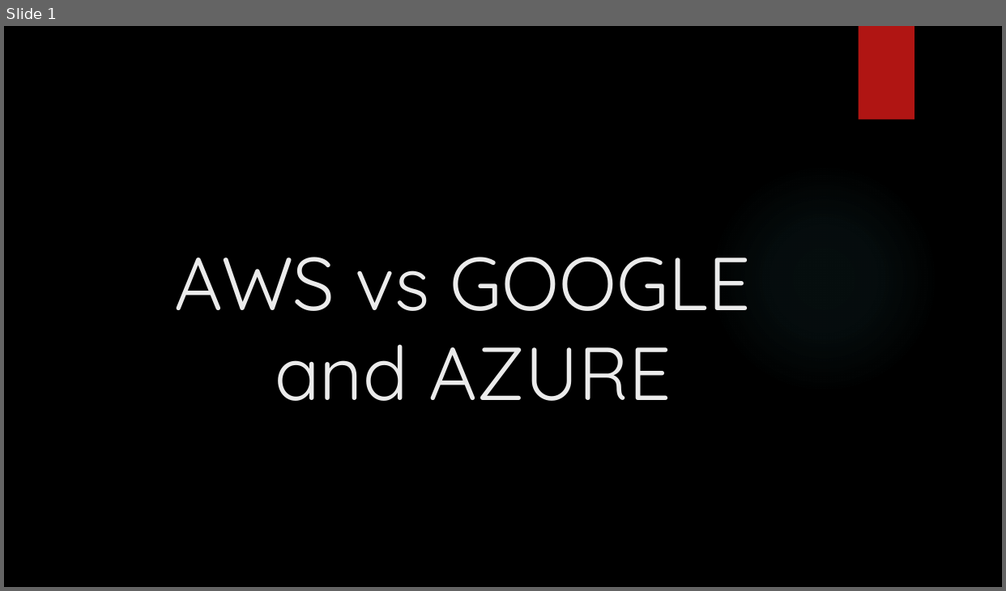
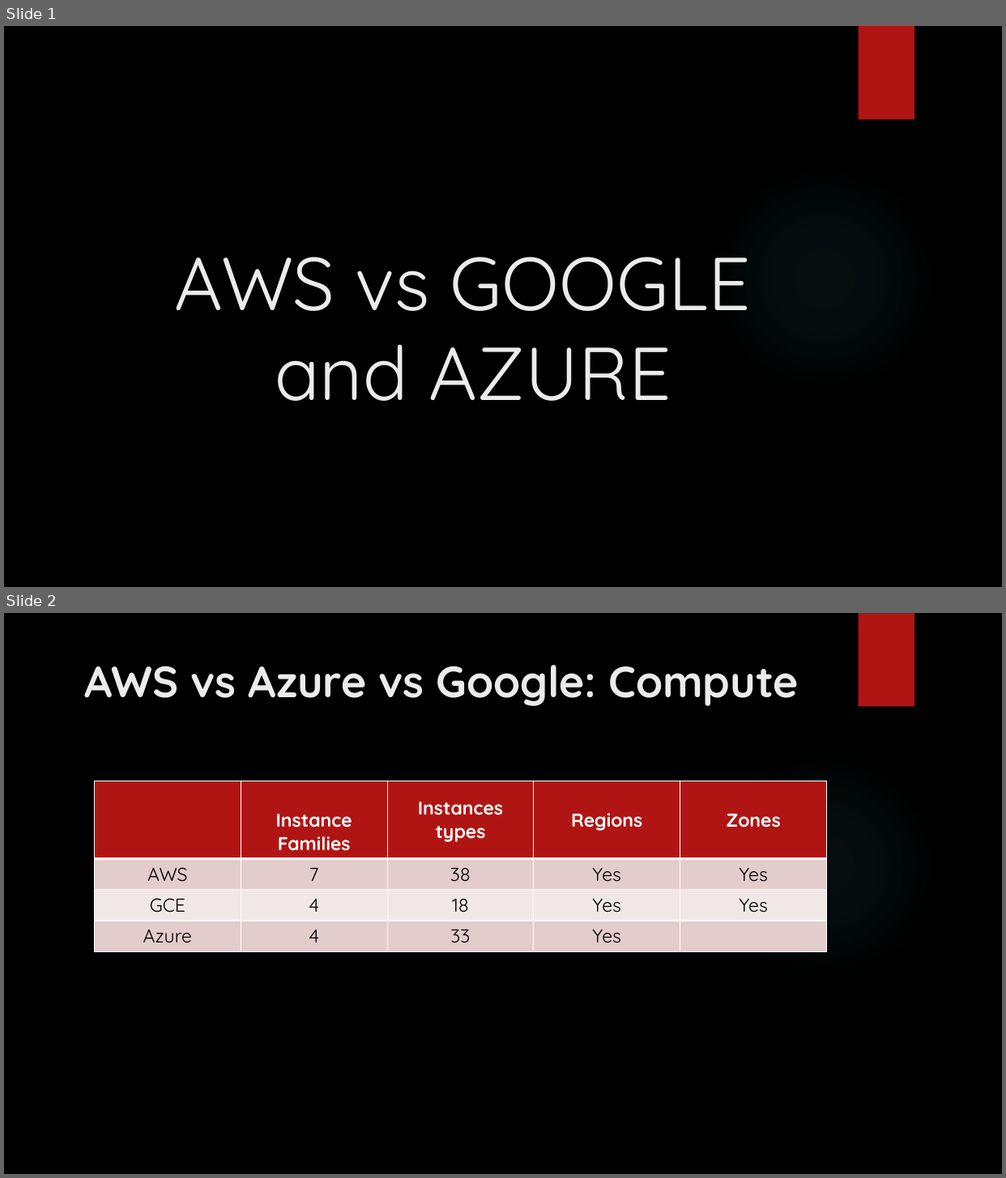
Before and after one commit to vavan11/Mentee, a slide deck: AWS vs GOOGLE and AZURE.pptx. Shown one above the other, each under a label of ours: slide 1 before the commit, slides 1 and 2 after it. The pictures are 1006x591 and 1006x1178 pixels, drawn with LibreOffice and Linux fonts; fonts in the diff are those of the drawing; background and template pictures are left out. Boxes give left, top, right and bottom in pixels: in the first picture for what was removed or moved away, otherwise in the second. Text is boxed around its words. In the diff, an @@ line names an element or a change of style, - is before the commit and + after.

```diff
--- a/AWS vs GOOGLE and AZURE.pptx
+++ b/AWS vs GOOGLE and AZURE.pptx
@@ slide 2 added at (4, 613, 1002, 1174), background picture (left out); not listed: 2 template elements that a slide beside it also shows @@
@@ title added at (85, 665, 799, 706), 42 pt, text #EBEBEB, bold @@
+AWS vs Azure vs Google: Compute
@@ table added at (95, 781, 829, 947), 4 rows, 5 columns @@
+ | Instance Families | Instances types | Regions | Zones
+AWS | 7 | 38 | Yes | Yes
+GCE | 4 | 18 | Yes | Yes
+Azure | 4 | 33 | Yes | 
```
Also in this commit, not shown: 3 other slides added.
